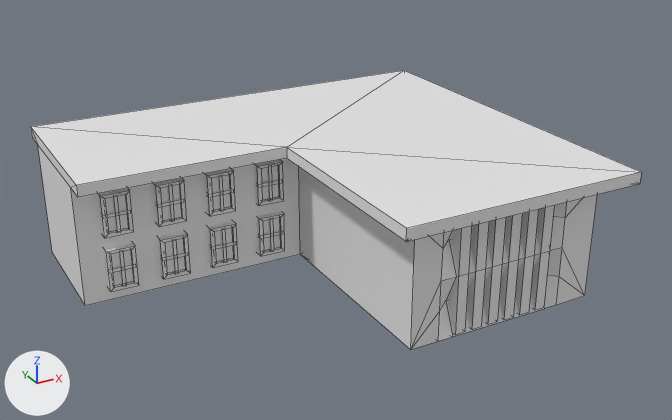
A saved change to the FBX model assets/module_storm_sunder/FBX/Model/House/white02.fbx.
Camera for both pictures: a camera (50 mm lens) standing at (2.38, -20.61, 11.81) and looking at (13.39, -0.6, 1.81). Lighting does not change. The marker at lower left points along +X, +Y and +Z. Mesh edges are drawn as thin lines. Where no turn or scale is listed for an object, it has been applied to the vertices.

Names of what the first picture shows: 'white03'.
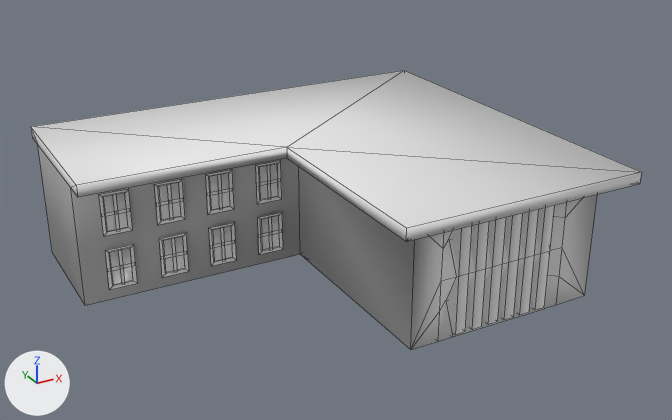
The change in detail:
me_white03 is used by ob_white03; location (0.0, 0.0, 0.0).
me_white03 had 348 vertices, 222 faces and spanned x 6.81..19.05, y -5.68..4.97, z 0.0..3.57.
me_white03 now has 252 vertices, 158 faces and spans x 6.81..19.05, y -5.68..4.97, z 0.0..3.57.
me_white03 part 1: the loose piece of 16 vertices spanning x 11.66..12.41, y 0.58..0.89, z 0.32..1.46 is rebuilt with 12 vertices and now spans x 11.66..12.41, y 0.7..0.74, z 0.32..1.46.
me_white03 part 2: the loose piece of 16 vertices spanning x 8.88..9.62, y 0.58..0.89, z 0.32..1.46 is rebuilt with 12 vertices and now spans x 8.88..9.62, y 0.7..0.74, z 0.32..1.46.
me_white03 part 3: the loose piece of 16 vertices spanning x 8.88..9.62, y 0.58..0.89, z 1.84..2.98 is rebuilt with 12 vertices and now spans x 8.88..9.62, y 0.7..0.74, z 1.84..2.98.
me_white03 part 4: the loose piece of 16 vertices spanning x 10.25..10.99, y 0.58..0.89, z 0.32..1.46 is rebuilt with 12 vertices and now spans x 10.25..10.99, y 0.7..0.74, z 0.32..1.46.
me_white03 part 5: the loose piece of 16 vertices spanning x 7.46..8.21, y 0.58..0.89, z 1.84..2.98 is rebuilt with 12 vertices and now spans x 7.46..8.21, y 0.7..0.74, z 1.84..2.98.
me_white03 part 6: the loose piece of 16 vertices spanning x 10.25..10.99, y 0.58..0.89, z 1.84..2.98 is rebuilt with 12 vertices and now spans x 10.25..10.99, y 0.7..0.74, z 1.84..2.98.
me_white03 part 7: the loose piece of 16 vertices spanning x 7.46..8.21, y 0.58..0.89, z 0.32..1.46 is rebuilt with 12 vertices and now spans x 7.46..8.21, y 0.7..0.74, z 0.32..1.46.
me_white03 part 8: the loose piece of 16 vertices spanning x 11.66..12.41, y 0.58..0.89, z 1.84..2.98 is rebuilt with 12 vertices and now spans x 11.66..12.41, y 0.7..0.74, z 1.84..2.98.
me_white03 part 9: the loose piece of 8 vertices spanning x 7.79..7.88, y 0.61..0.74, z 0.38..1.4 is rebuilt with 4 vertices and now spans x 7.79..7.88, y 0.71, z 0.38..1.4.
me_white03 part 10: the loose piece of 8 vertices spanning x 11.99..12.08, y 0.61..0.74, z 1.9..2.92 is rebuilt with 4 vertices and now spans x 11.99..12.08, y 0.71, z 1.9..2.92.
me_white03 part 11: the loose piece of 8 vertices spanning x 11.99..12.08, y 0.61..0.74, z 0.38..1.4 is rebuilt with 4 vertices and now spans x 11.99..12.08, y 0.71, z 0.38..1.4.
me_white03 part 12: the loose piece of 8 vertices spanning x 9.2..9.29, y 0.61..0.74, z 0.38..1.4 is rebuilt with 4 vertices and now spans x 9.2..9.29, y 0.71, z 0.38..1.4.
me_white03 part 13: the loose piece of 8 vertices spanning x 9.2..9.29, y 0.61..0.74, z 1.9..2.92 is rebuilt with 4 vertices and now spans x 9.2..9.29, y 0.71, z 1.9..2.92.
me_white03 part 14: the loose piece of 8 vertices spanning x 10.58..10.67, y 0.61..0.74, z 0.38..1.4 is rebuilt with 4 vertices and now spans x 10.58..10.67, y 0.71, z 0.38..1.4.
me_white03 part 15: the loose piece of 8 vertices spanning x 7.79..7.88, y 0.61..0.74, z 1.9..2.92 is rebuilt with 4 vertices and now spans x 7.79..7.88, y 0.71, z 1.9..2.92.
me_white03 part 16: the loose piece of 8 vertices spanning x 10.58..10.67, y 0.61..0.74, z 1.9..2.92 is rebuilt with 4 vertices and now spans x 10.58..10.67, y 0.71, z 1.9..2.92.
me_white03 part 17: 32 vertices removed from x 7.48..12.39, y 0.61..0.74, z 0.84..0.93; 16 vertices added at x 7.48..12.39, y 0.71, z 0.84..0.93.
me_white03 part 18: 32 vertices removed from x 7.48..12.39, y 0.61..0.74, z 2.37..2.46; 16 vertices added at x 7.48..12.39, y 0.71, z 2.37..2.46.
me_white03 part 19: the surface is now shaded smooth.

What differs and where, as boxes (x1, y1, x2, y2) in the pictures (672 x 420 px; the box of a moved part takes in the faces that stretch with it):
part 1 of me_white03, rebuilt (10% narrower)
    before: (257, 211, 285, 256)
    after: (258, 212, 283, 255)
part 2 of me_white03, rebuilt (9% narrower)
    before: (158, 232, 191, 279)
    after: (159, 233, 189, 278)
part 3 of me_white03, rebuilt (6% shorter)
    before: (154, 178, 187, 227)
    after: (154, 179, 185, 225)
part 4 of me_white03, rebuilt (6% narrower)
    before: (208, 222, 238, 268)
    after: (209, 222, 237, 266)
part 5 of me_white03, rebuilt (8% narrower)
    before: (98, 188, 134, 238)
    after: (99, 189, 132, 236)
part 6 of me_white03, rebuilt (9% narrower)
    before: (205, 169, 236, 216)
    after: (206, 169, 234, 214)
part 7 of me_white03, rebuilt (6% shorter)
    before: (104, 243, 139, 292)
    after: (105, 244, 138, 290)
part 8 of me_white03, rebuilt (10% narrower)
    before: (255, 160, 284, 206)
    after: (256, 160, 282, 204)
part 9 of me_white03, rebuilt
    before: (119, 252, 126, 285)
    after: (118, 250, 125, 284)
part 10 of me_white03, rebuilt
    before: (267, 167, 272, 200)
    after: (267, 166, 271, 199)
part 11 of me_white03, rebuilt
    before: (269, 219, 274, 250)
    after: (268, 218, 272, 249)
part 12 of me_white03, rebuilt
    before: (172, 240, 178, 273)
    after: (171, 239, 177, 271)
part 13 of me_white03, rebuilt
    before: (167, 186, 174, 220)
    after: (167, 185, 173, 219)
part 14 of me_white03, rebuilt
    before: (221, 230, 227, 262)
    after: (220, 228, 225, 260)
part 15 of me_white03, rebuilt (11% narrower)
    before: (113, 196, 121, 232)
    after: (112, 195, 119, 230)
part 16 of me_white03, rebuilt
    before: (218, 176, 224, 210)
    after: (217, 175, 222, 209)
part 17 of me_white03, moved or reshaped
    before: (112, 230, 281, 272)
    after: (111, 230, 279, 271)
part 18 of me_white03, moved or reshaped
    before: (106, 179, 279, 218)
    after: (105, 179, 278, 216)
